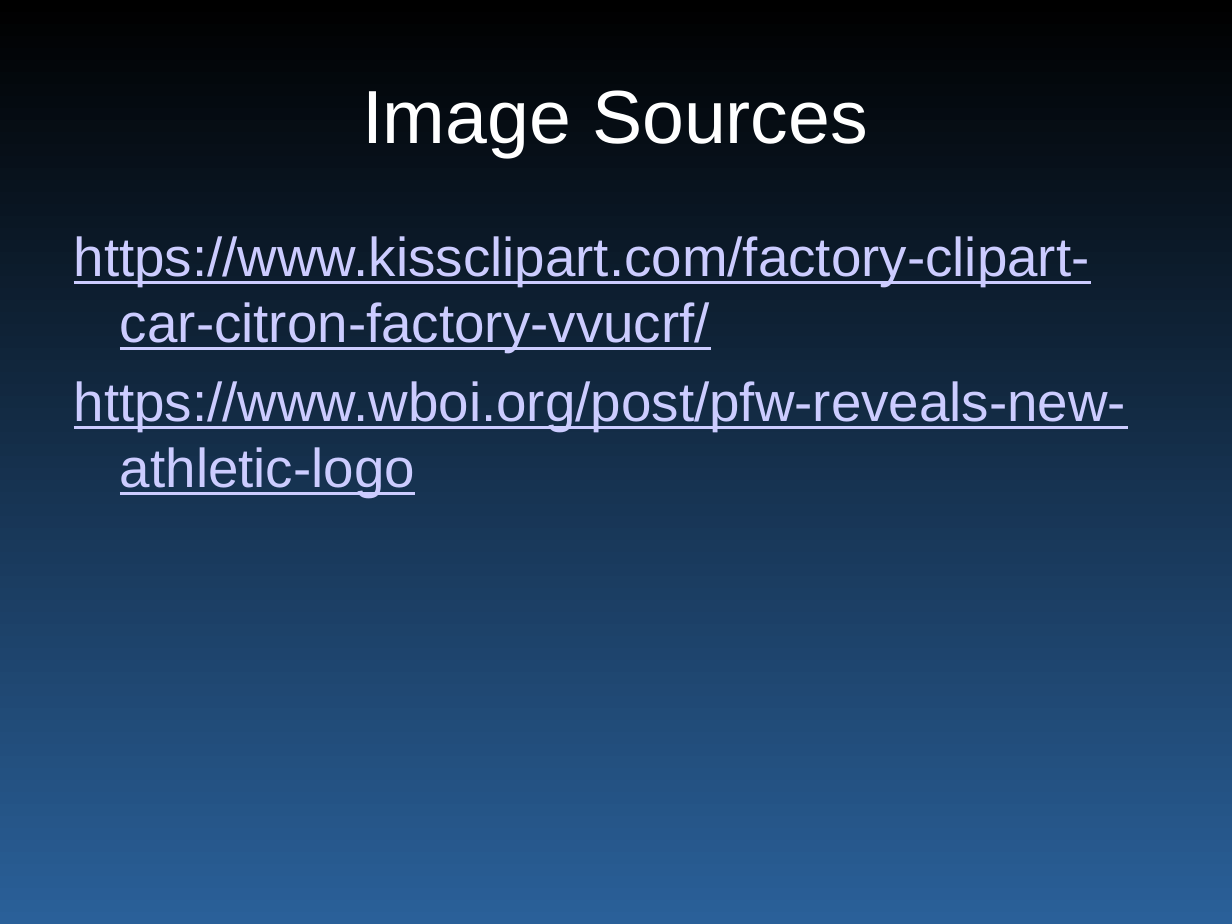
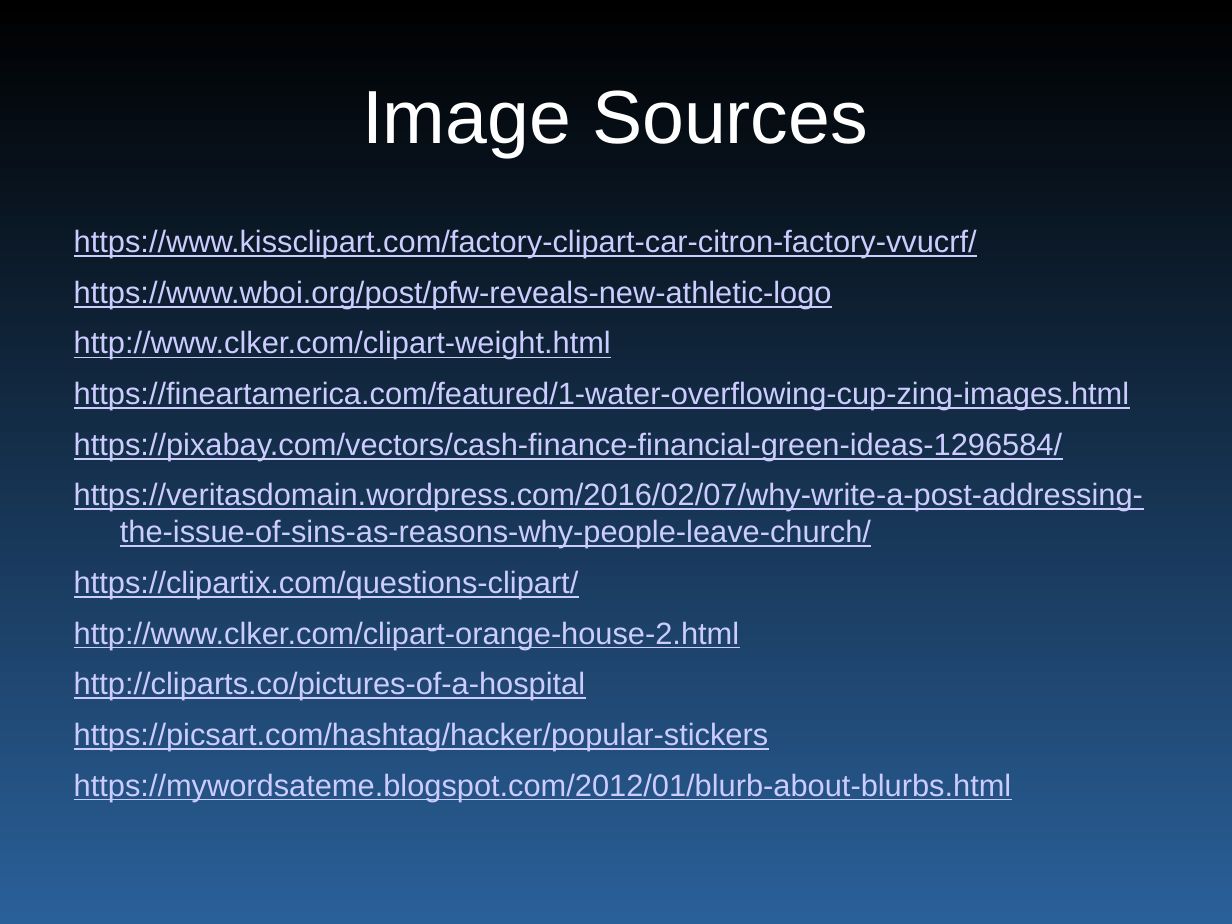
Before and after one commit to wyatt8740/CS460_Capstone, a slide deck: slide 30 of smartgrid_465_merged.pptx (slide 29 before the commit). Drawn at 1232x924 pixels with LibreOffice and Linux fonts; fonts in the diff are those of the drawing. Boxes give left, top, right and bottom in pixels: in the first picture for what was removed or moved away, otherwise in the second. Text is boxed around its words. In the diff, an @@ line names an element or a change of style, - is before the commit and + after.

Commit message:
added images and sources, other minor details

```diff
--- a/smartgrid_465_merged.pptx
+++ b/smartgrid_465_merged.pptx
@@ text at (74,229,977,308): size 32 to 18 pt in "https://www.kissclipart.com/factory-clipart-car-citron-facto ...", "https://www.wboi.org/post/pfw-reveals-new-athletic-logo" @@
@@ text at (74,330,1143,801): paragraphs added @@
+http://www.clker.com/clipart-weight.html
+https://fineartamerica.com/featured/1-water-overflowing-cup-zing-images.html
+https://pixabay.com/vectors/cash-finance-financial-green-ideas-1296584/
+https://veritasdomain.wordpress.com/2016/02/07/why-write-a-post-addressing-the-issue-of-sins-as-reasons-why-people-leave-church/
+https://clipartix.com/questions-clipart/
+http://www.clker.com/clipart-orange-house-2.html
+http://cliparts.co/pictures-of-a-hospital
+https://picsart.com/hashtag/hacker/popular-stickers
+https://mywordsateme.blogspot.com/2012/01/blurb-about-blurbs.html
```
Also in this commit, not shown: 5 other slides changed, 1 slide added.
